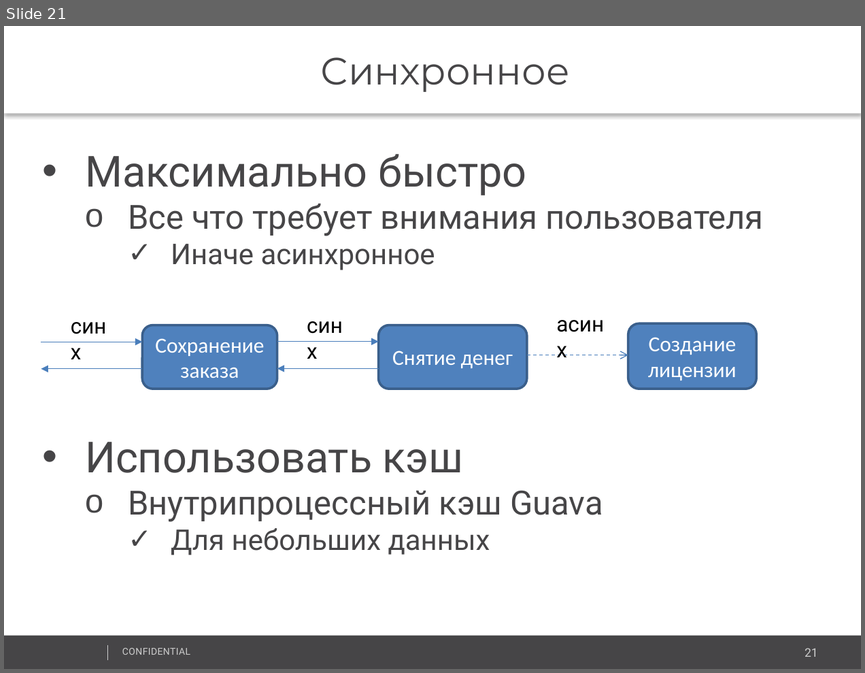
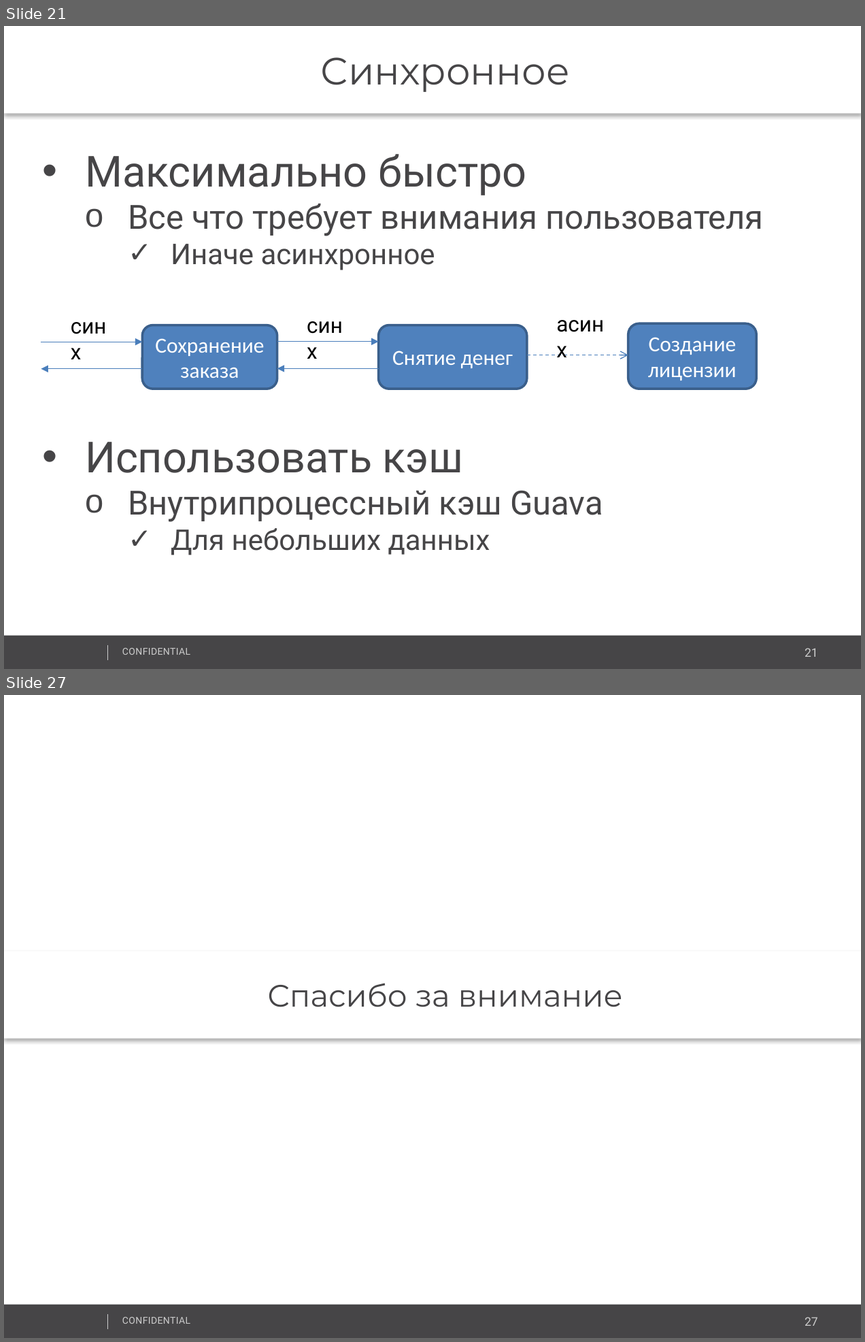
Before and after one commit to vitali-kviatkouski/personal, a slide deck: Microservices_Template.pptx. Shown one above the other, each under a label of ours: slide 21 before the commit, slides 21 and 27 after it; the slides between them are not shown. The pictures are 865x673 and 865x1342 pixels, drawn with LibreOffice and Linux fonts; fonts in the diff are those of the drawing; background and template pictures are left out. Boxes give left, top, right and bottom in pixels: in the first picture for what was removed or moved away, otherwise in the second. Text is boxed around its words. In the diff, an @@ line names an element or a change of style, - is before the commit and + after.

```diff
--- a/Microservices_Template.pptx
+++ b/Microservices_Template.pptx
@@ slide 27 added at [4, 695, 861, 1338], background #FFFFFF; not listed: 4 template elements that a slide beside it also shows @@
@@ text added at [4, 951, 861, 1038], fill #FFFFFF, 26 pt, text #464547 @@
+Спасибо за внимание
```
Also in this commit, not shown: 5 slides changed, 2 other slides added, 2 other files.
